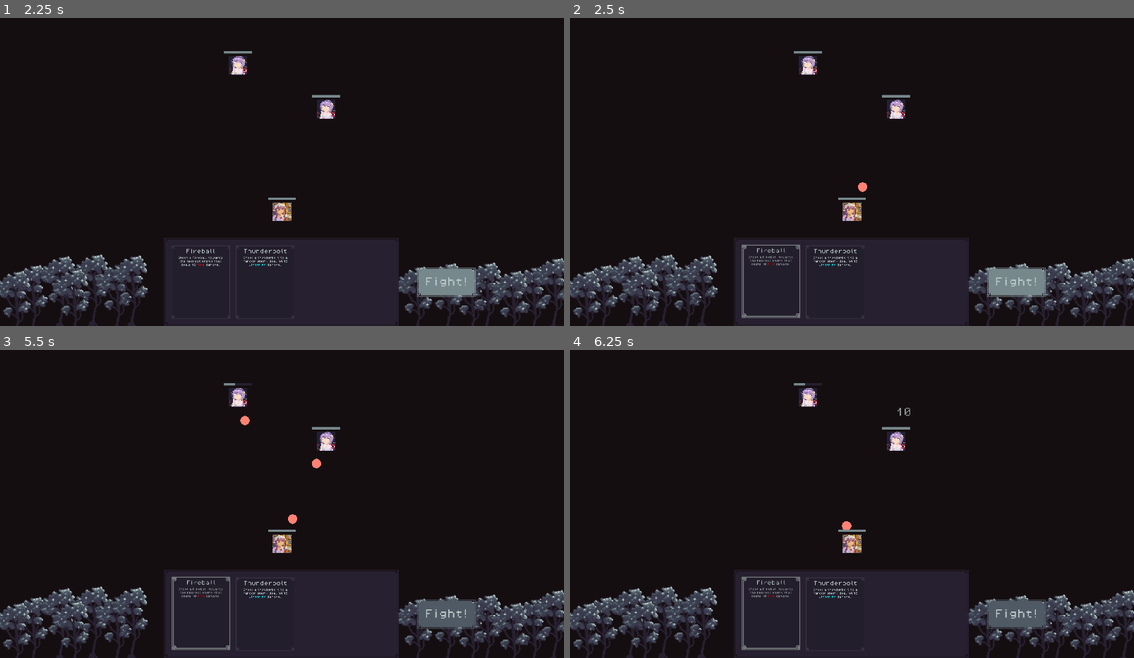
Above: before the commit, frames 1-4 (two rows, left to right).
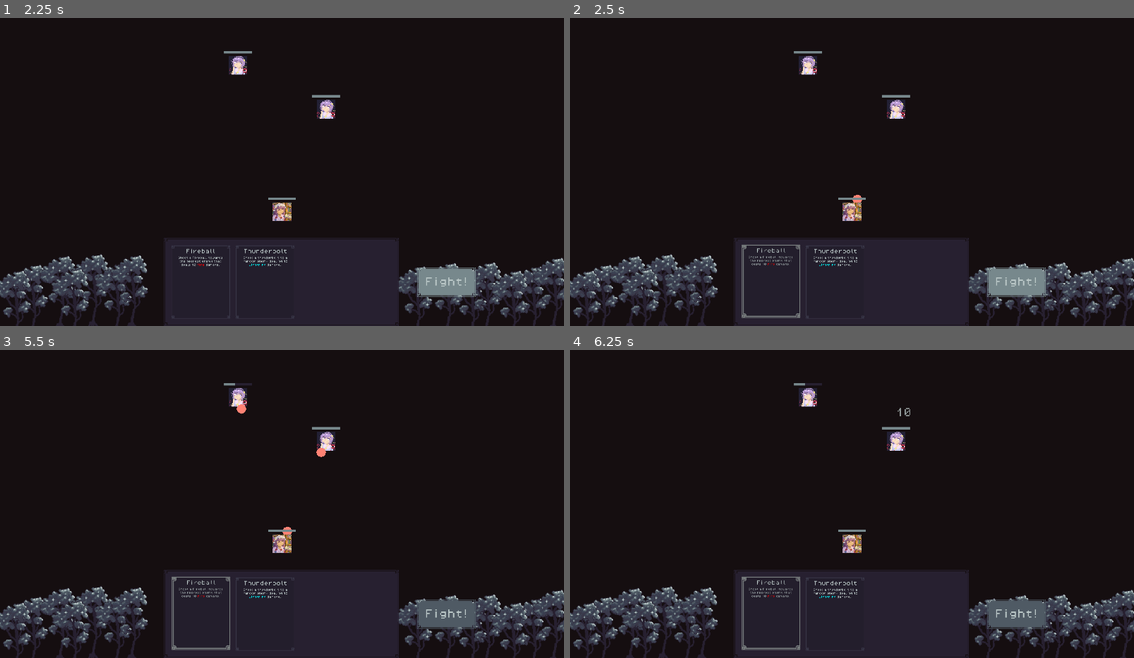
Above: after the commit, the same moments.

Repository: Jelmerrr/Grimoire
Game: Godot game, scene res://Scenes/TitleScreenScene.tscn
Two runs of this game, one before a commit and one after it. Both use one fixed random seed, a clock stepped at 60 frames per second and the inputs below.
Inputs (mouse positions are in pixels of both pictures, inside the frame that each line leads up to):
- Up to frame 1 (2.25 s): click "Start Game" at 0.5 s; click "Fight!" at 1.25 s; click "Fight!" at 2 s
- Up to frame 2 (2.5 s): no input
- Up to frame 3 (5.5 s): click "Fight!" at 2.75 s; drag from (203, 614) to (236, 396) at 3.52 s; drag from (265, 614) to (282, 544) at 4.27 s; move the mouse to (338, 430) at 5.02 s; press the mouse at (338, 430) at 5.03 s
- Up to frame 4 (6.25 s): release the mouse at (908, 430) at 5.75 s; drag from (823, 562) to (868, 500) at 5.77 s

Frame 1 is identical in both runs. In frame 2, less than 0.1% of the frame differs, in the area x 50-53%, y 53-60%; in frame 3, 0.2%, in the area x 41-58%, y 17-60%; in frame 4, less than 0.1%.

Commit message:
Fireball Is Now More Wooshyyy~~

Diff:
--- a/Scripts/Pages/Spells/FireballFunctionality.gd
+++ b/Scripts/Pages/Spells/FireballFunctionality.gd
@@ -5,10 +5,12 @@
 var spawnRot : float
 var zdex : int
 var damage : int = 10
-var speed : int = 500
+var speed : float = 250
 var destination: Vector2 = Vector2(0, -600)
 var direction: Vector2
 var pageAlignment: UtilsGlobalEnums.alignment
+
+var speed_tween: Tween = null
 
 @onready var area_2d: Area2D = $Area2D
 
@@ -18,6 +20,7 @@
 	global_rotation = spawnRot
 	direction = global_position.direction_to(destination)
 	SignalBus.Stop_Combat.connect(onCombatEnd)
+	tween_speed(1000)
 
 	if pageAlignment == UtilsGlobalEnums.alignment.Player:
 		set_collision_layer_value(5, true)
@@ -43,5 +46,12 @@
 		queue_free()
 
 
+func tween_speed(to: float):
+	if speed_tween: speed_tween.kill()
+	speed_tween = get_tree().create_tween()
+	speed_tween.set_ease(Tween.EASE_IN)
+	speed_tween.set_trans(Tween.TRANS_QUINT)
+	speed_tween.tween_property(self, "speed", to, 0.55)
+
 func _on_life_timer_timeout() -> void:
 	queue_free()
